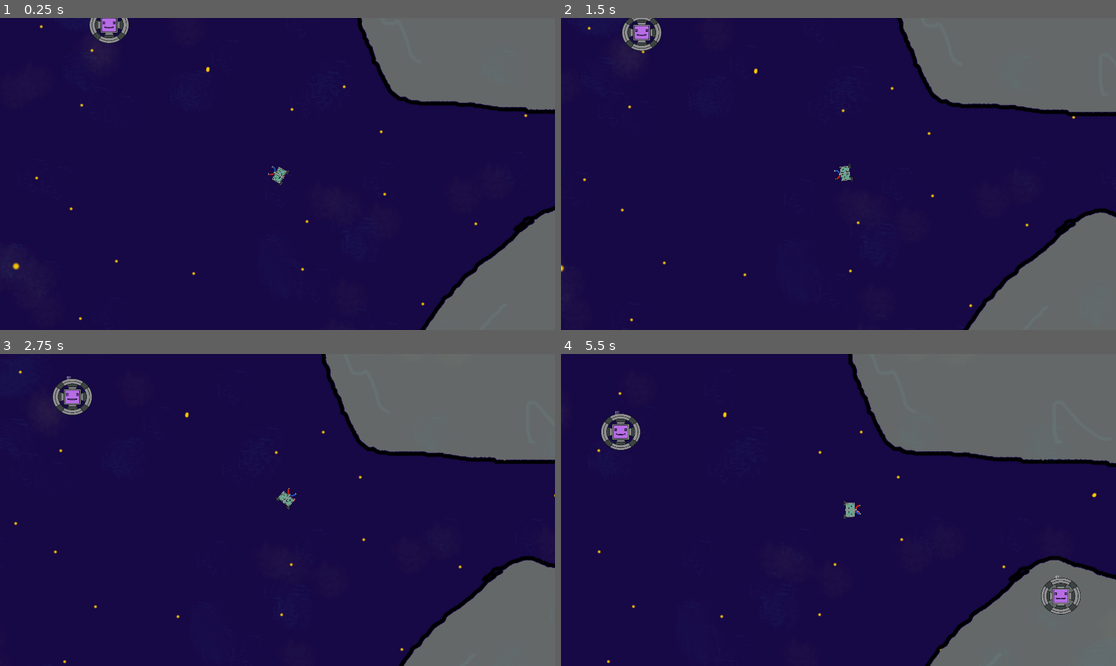
Above: before the commit, frames 1-4 (two rows, left to right).
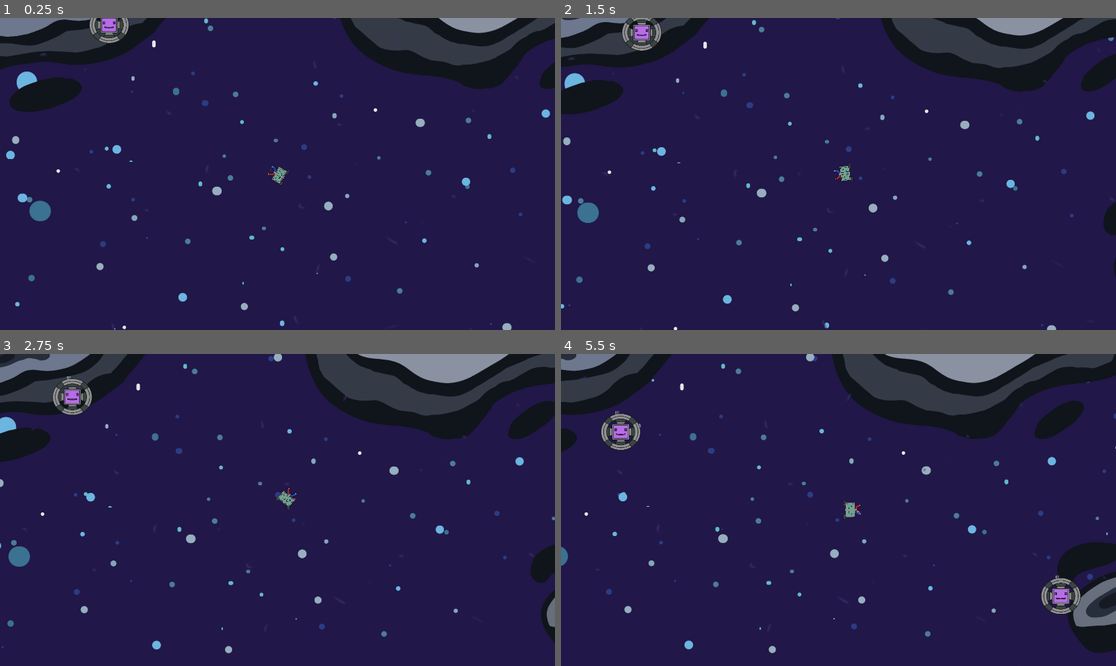
Above: after the commit, the same moments.

Repository: game-jam-team-gut/not-so-lonely
Game: Godot game, scene res://Space.tscn
Same seed, same stepped clock (60 frames per second), same inputs: the game is played once before the commit and once after it.
Inputs (mouse positions are in pixels of both pictures, inside the frame that each line leads up to):
- Up to frame 1 (0.25 s): no input
- Up to frame 2 (1.5 s): move the mouse to (960, 158) at 0.52 s; press the mouse at (960, 158) at 0.53 s; move the mouse to (727, 189) at 1.27 s; release the mouse at (727, 189) at 1.28 s; right-click (727, 189) at 1.35 s; click (727, 189) at 1.42 s
- Up to frame 3 (2.75 s): move the mouse to (333, 441) at 2.02 s; press the mouse at (333, 441) at 2.03 s
- Up to frame 4 (5.5 s): move the mouse to (810, 572) at 2.77 s; release the mouse at (810, 572) at 2.78 s; right-click (810, 572) at 2.85 s; click (810, 572) at 2.92 s; move the mouse to (1005, 556) at 3.52 s; press the mouse at (1005, 556) at 3.53 s; move the mouse to (672, 463) at 4.27 s; release the mouse at (672, 463) at 4.28 s; right-click (672, 463) at 4.35 s; click (672, 463) at 4.42 s; move the mouse to (866, 510) at 5.02 s; press the mouse at (866, 510) at 5.03 s

The runs differ from the first frame. In frame 1, 21% of the frame differs, in the area x 0-100%, y 0-100%; in frame 2, 23%; in frame 3, 25%; in frame 4, 27%.

Commit message:
Add new parallax graphics

Diff:
--- a/Space/ParallaxBackground.tscn
+++ b/Space/ParallaxBackground.tscn
@@ -11,7 +11,7 @@
 [node name="ParallaxBackground" type="ParallaxBackground"]
 
 [node name="Space" type="ParallaxLayer" parent="."]
-motion_mirroring = Vector2( 3000, 3000 )
+motion_mirroring = Vector2( 3840, 2160 )
 
 [node name="Sprite" type="Sprite" parent="Space"]
 texture = ExtResource( 1 )
@@ -19,7 +19,7 @@
 
 [node name="Stars1" type="ParallaxLayer" parent="."]
 motion_scale = Vector2( 0.3, 0.3 )
-motion_mirroring = Vector2( 3000, 3000 )
+motion_mirroring = Vector2( 3840, 2160 )
 
 [node name="Sprite" type="Sprite" parent="Stars1"]
 texture = ExtResource( 4 )
@@ -27,7 +27,7 @@
 
 [node name="Stars2" type="ParallaxLayer" parent="."]
 motion_scale = Vector2( 0.4, 0.4 )
-motion_mirroring = Vector2( 3000, 3000 )
+motion_mirroring = Vector2( 3840, 2160 )
 
 [node name="Sprite" type="Sprite" parent="Stars2"]
 texture = ExtResource( 2 )
@@ -35,7 +35,7 @@
 
 [node name="Stars3" type="ParallaxLayer" parent="."]
 motion_scale = Vector2( 0.5, 0.5 )
-motion_mirroring = Vector2( 3000, 3000 )
+motion_mirroring = Vector2( 3840, 2160 )
 
 [node name="Sprite" type="Sprite" parent="Stars3"]
 texture = ExtResource( 3 )
@@ -43,22 +43,23 @@
 
 [node name="Objects" type="ParallaxLayer" parent="."]
 motion_scale = Vector2( 0.6, 0.6 )
-motion_mirroring = Vector2( 3000, 3000 )
+motion_mirroring = Vector2( 3840, 2160 )
 
 [node name="Sprite" type="Sprite" parent="Objects"]
 texture = ExtResource( 5 )
 centered = false
 
 [node name="Dust1" type="ParallaxLayer" parent="."]
-motion_mirroring = Vector2( 3000, 3000 )
+motion_mirroring = Vector2( 3840, 2160 )
 
 [node name="Sprite" type="Sprite" parent="Dust1"]
 texture = ExtResource( 6 )
 centered = false
 
 [node name="Dust2" type="ParallaxLayer" parent="."]
+visible = false
 motion_scale = Vector2( 1.3, 1.3 )
-motion_mirroring = Vector2( 3000, 3000 )
+motion_mirroring = Vector2( 3840, 2160 )
 
 [node name="Sprite" type="Sprite" parent="Dust2"]
 texture = ExtResource( 7 )
Binary file changed: Space/ParallaxBackground/background_dust1.png
Binary file changed: Space/ParallaxBackground/background_dust2.png
Binary file changed: Space/ParallaxBackground/background_objects.png
Binary file changed: Space/ParallaxBackground/background_space.png
Binary file changed: Space/ParallaxBackground/background_stars1.png
Binary file changed: Space/ParallaxBackground/background_stars2.png
Binary file changed: Space/ParallaxBackground/background_stars3.png
